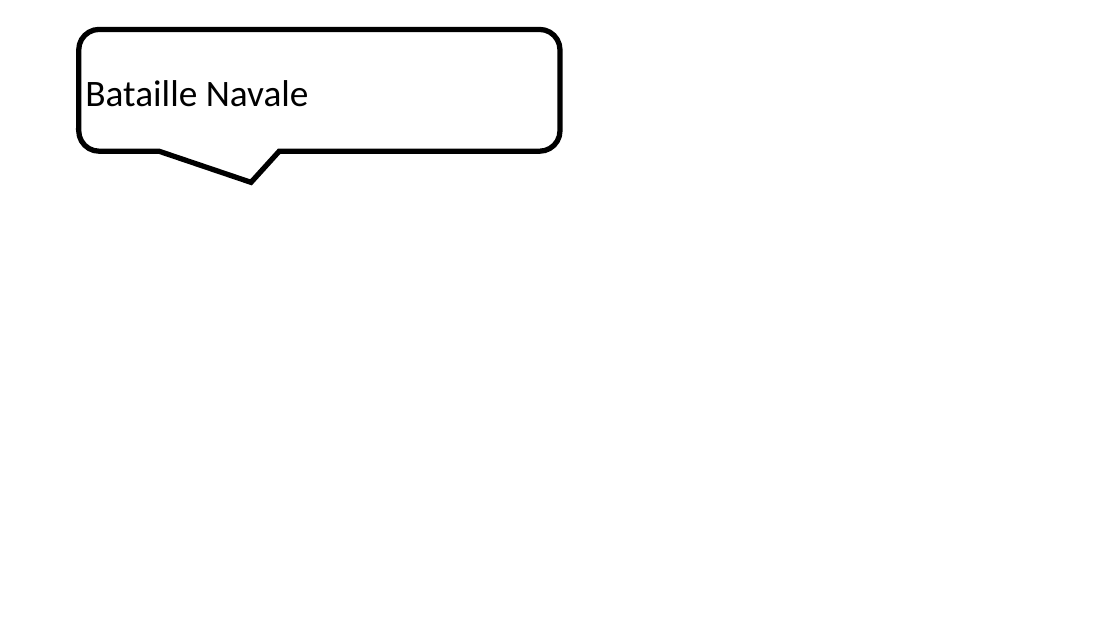
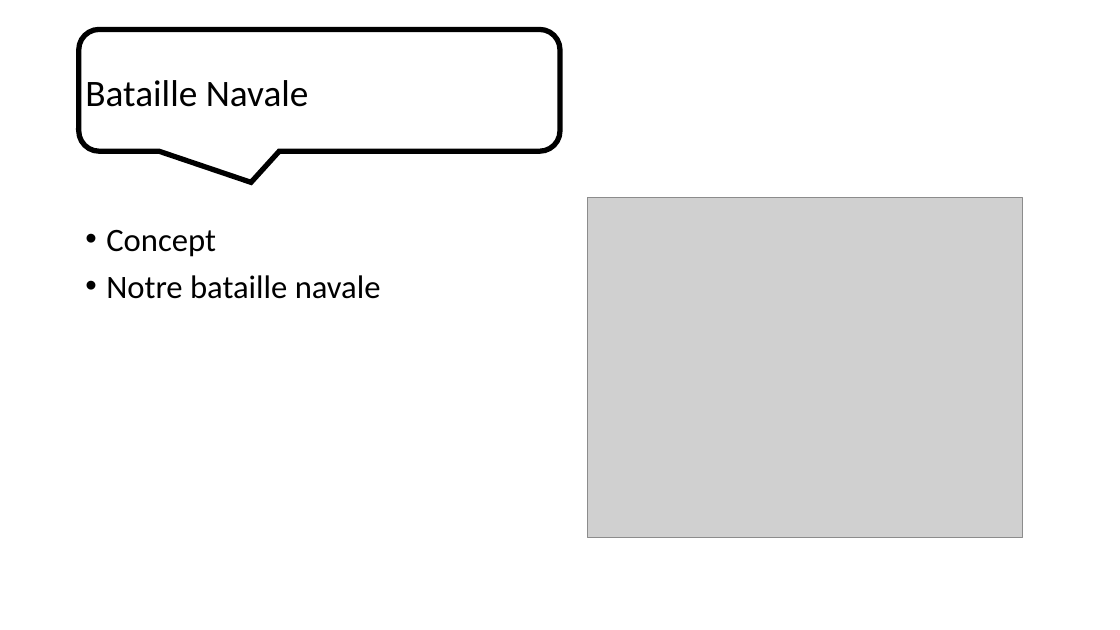
Before and after one commit to JonathanGuerne/MiniGames, a slide deck: slide 8 of Documentation/Présentation/Présentation.pptx. Drawn at 1120x630 pixels with LibreOffice and Linux fonts; fonts in the diff are those of the drawing; grey boxes stand for pictures; background and template pictures are left out. Boxes give left, top, right and bottom in pixels: in the first picture for what was removed or moved away, otherwise in the second. Text is boxed around its words. In the diff, an @@ line names an element or a change of style, - is before the commit and + after.

```diff
--- a/Documentation/Présentation/Présentation.pptx
+++ b/Documentation/Présentation/Présentation.pptx
@@ picture added at [587, 197, 1023, 538] @@
@@ text added at [106, 229, 381, 299], 28 pt, text #000000 @@
+• Concept
+• Notre bataille navale
```
Also in this commit, not shown: 2 other slides changed, 10 other files.
